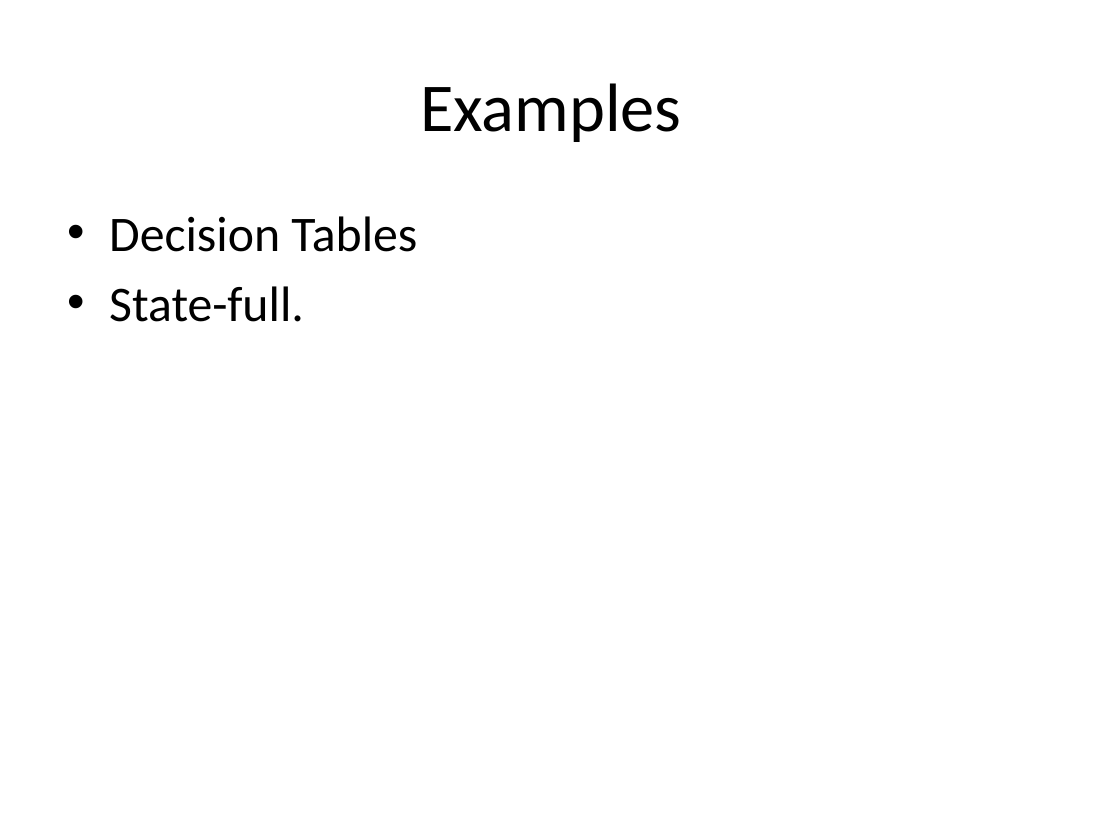
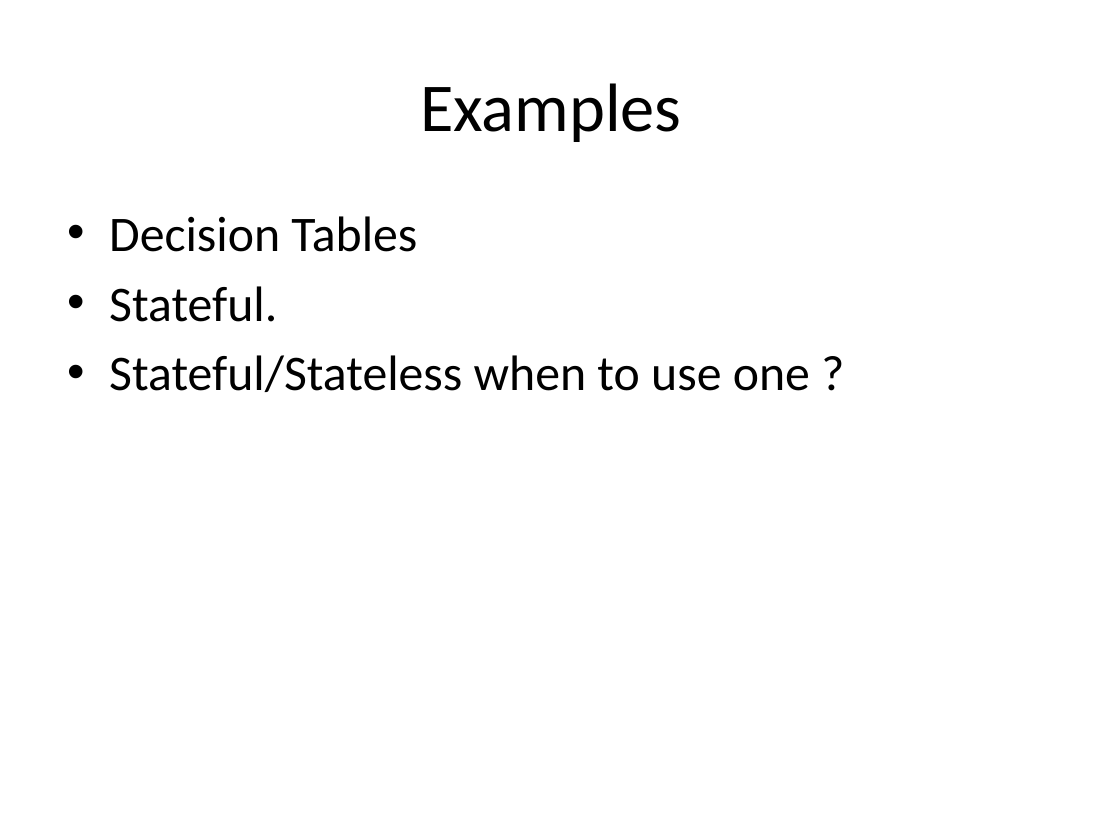
Before and after one commit to devender/drools-ppt, a slide deck: slide 4 of rules.pptx. Drawn at 1120x840 pixels with LibreOffice and Linux fonts; fonts in the diff are those of the drawing. Boxes give left, top, right and bottom in pixels: in the first picture for what was removed or moved away, otherwise in the second. Text is boxed around its words. In the diff, an @@ line names an element or a change of style, - is before the commit and + after.

Commit message:
mm

```diff
--- a/rules.pptx
+++ b/rules.pptx
@@ text at box(109, 286, 810, 392): text changed @@
-• State-full.
+• Stateful.
+• Stateful/Stateless when to use one ?
```
